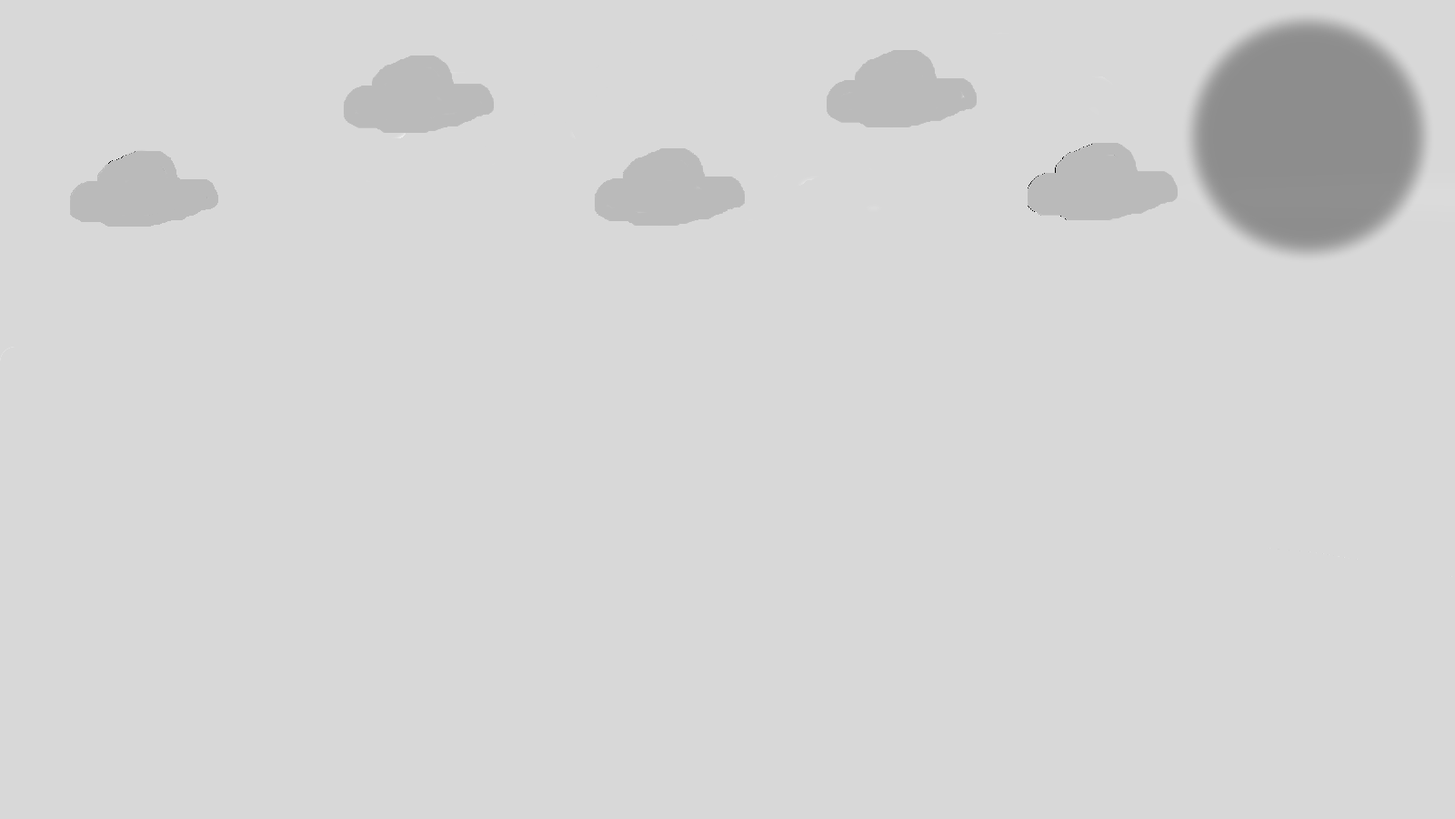
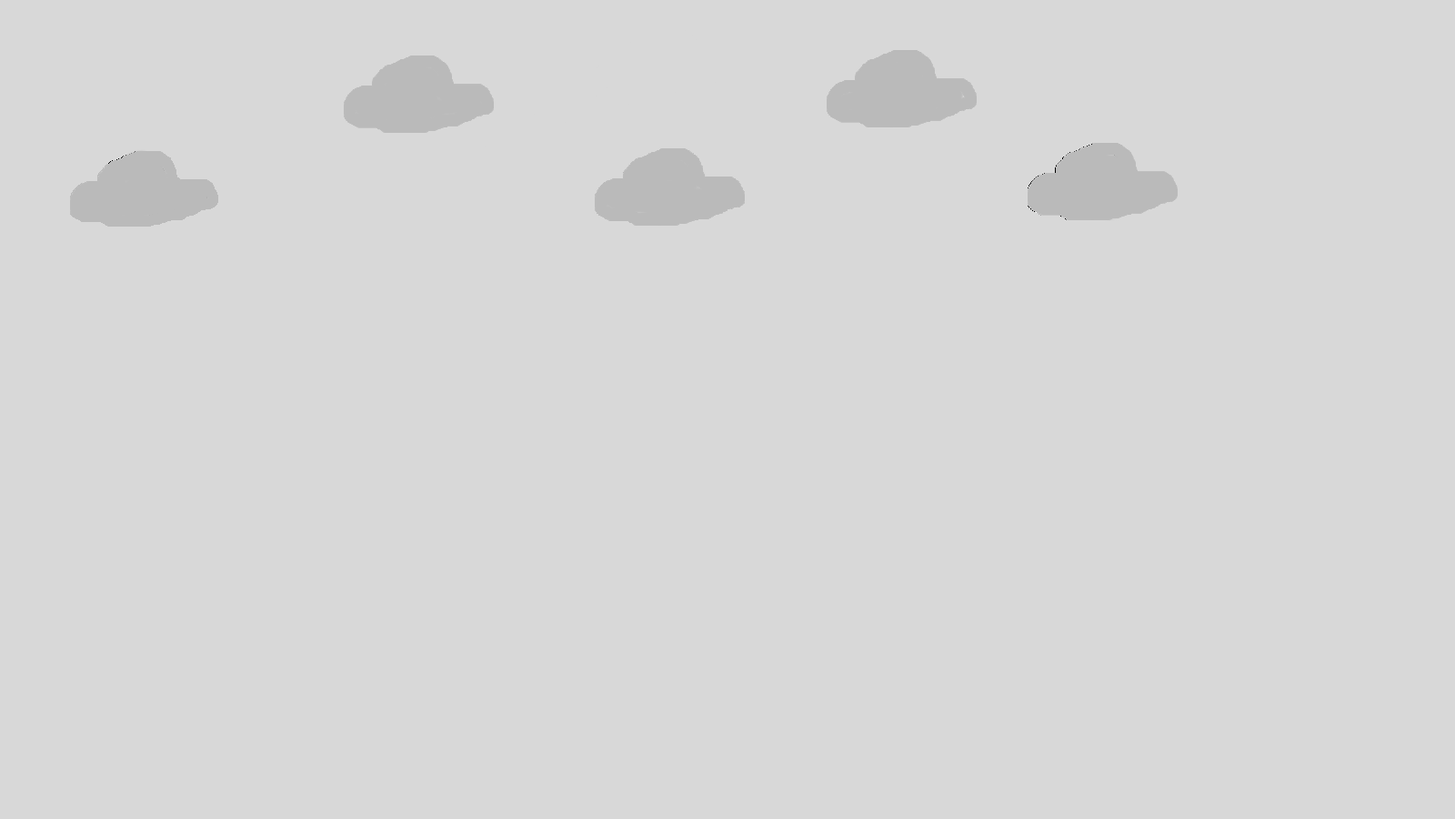
Two versions of the same layered image (1455x819). Layer-by-layer changes:
painted on "Background" over [0, 11, 1455, 577]
